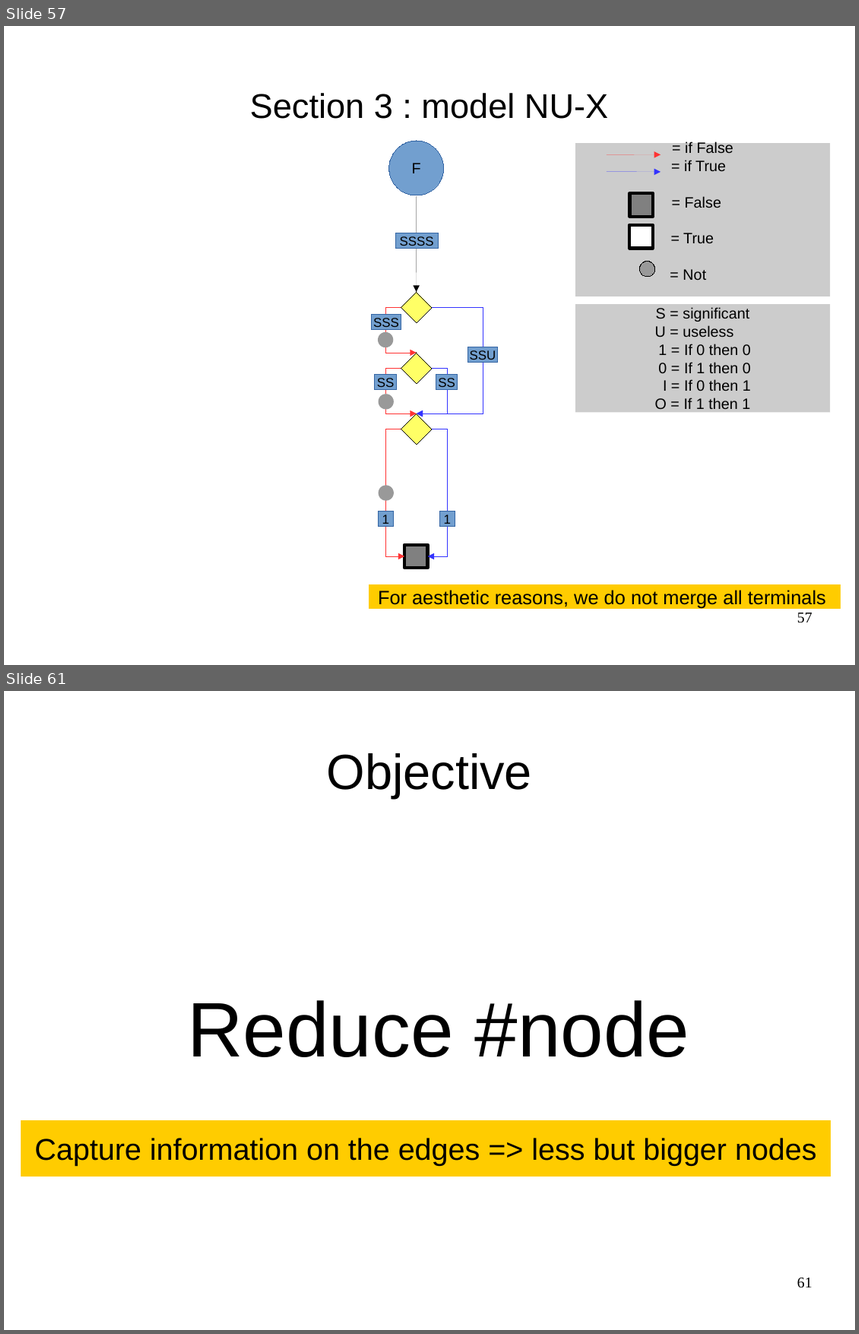
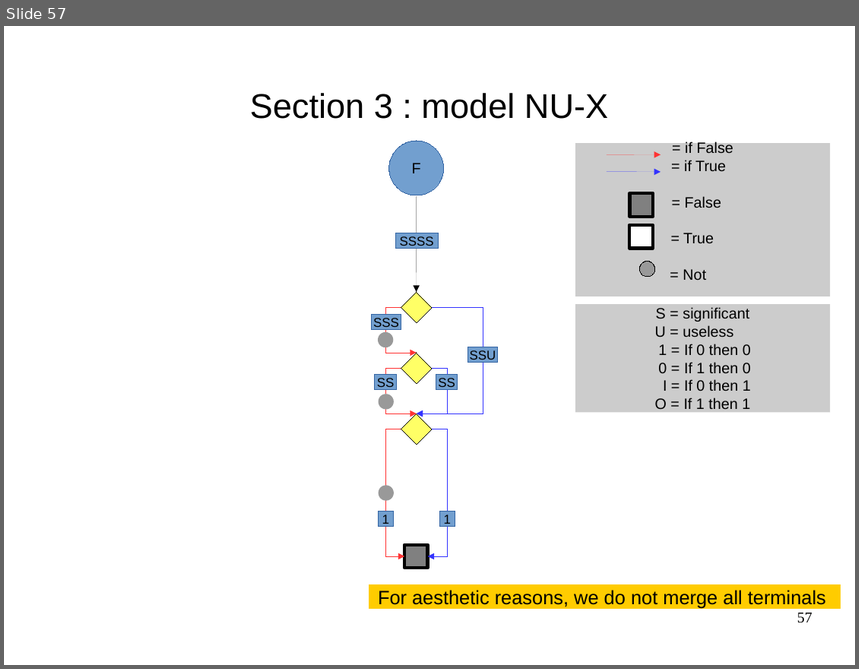
Before and after one commit to FenouilletLucas/DAGaml, a slide deck: doc/2017-06-19-odp/final.odp. Shown one above the other, each under a label of ours: slides 57 and 61 before the commit, slide 57 after it; the slides between them are not shown. The pictures are 859x1334 and 859x669 pixels, drawn with LibreOffice and Linux fonts; fonts in the diff are those of the drawing. Boxes give left, top, right and bottom in pixels: in the first picture for what was removed or moved away, otherwise in the second. Text is boxed around its words. In the diff, an @@ line names an element or a change of style, - is before the commit and + after.

```diff
--- a/doc/2017-06-19-odp/final.odp
+++ b/doc/2017-06-19-odp/final.odp
@@ slide 61 removed at box(4, 691, 855, 1330), background #FFFFFF @@
@@ title removed at box(327, 753, 532, 799) @@
-Objective
@@ subtitle removed at box(187, 1000, 690, 1057) @@
-Reduce #node
@@ rectangle removed at box(21, 1120, 830, 1176) @@
-Capture information on the edges => less but bigger nodes
@@ page number removed at box(797, 1278, 813, 1288) @@
-61
```
Also in this commit, not shown: 7 slides changed, 6 slides added, 29 other slides removed, 8 other files.
